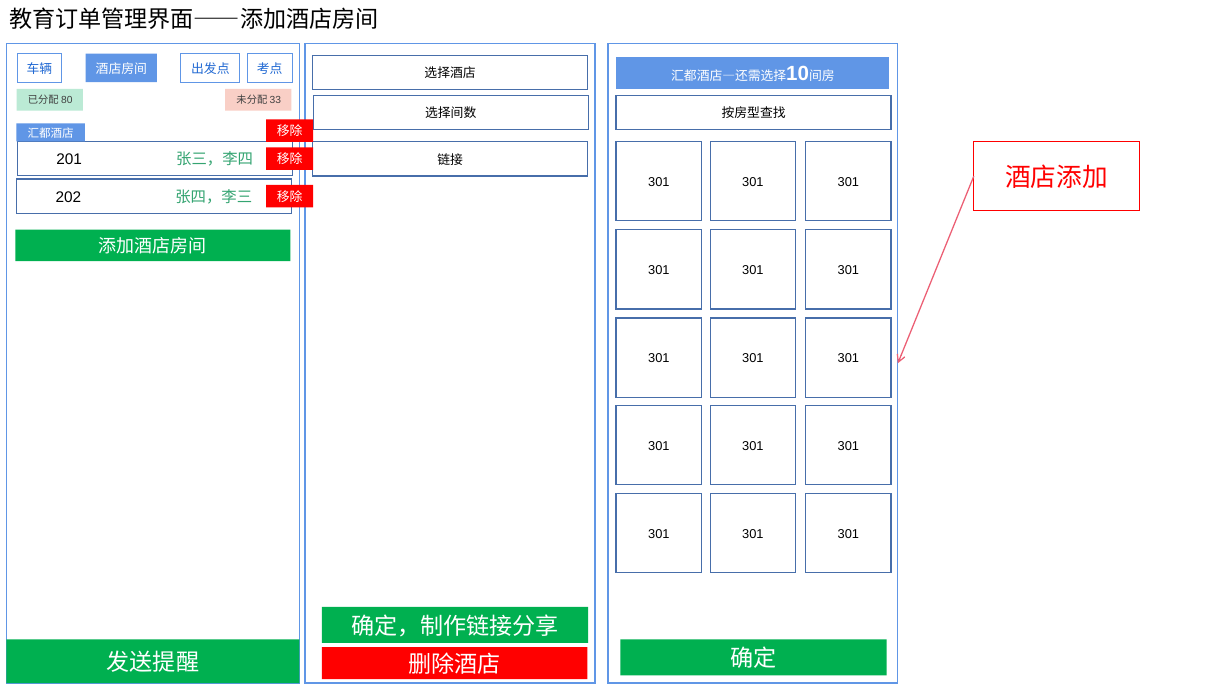
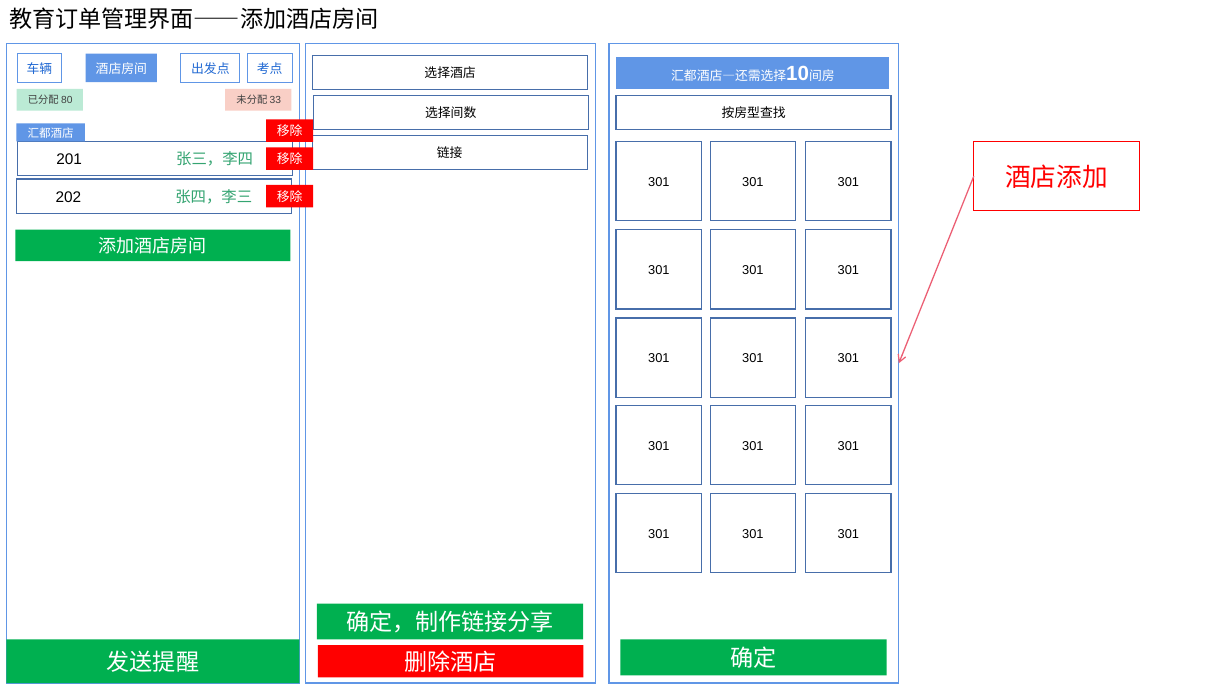
Before and after one commit to ISheenSomeOne/eTeam, a slide deck: slide 18 of 界面设计/eTeam界面—团队.pptx. Drawn at 1232x693 pixels with LibreOffice and Linux fonts; fonts in the diff are those of the drawing. Boxes give left, top, right and bottom in pixels: in the first picture for what was removed or moved away, otherwise in the second. Text is boxed around its words. In the diff, an @@ line names an element or a change of style, - is before the commit and + after.

Commit message:
update

```diff
--- a/界面设计/eTeam界面—团队.pptx
+++ b/界面设计/eTeam界面—团队.pptx
@@ rectangle "链接": place and size @@
-rectangle "链接" at box(312, 142, 588, 177)
+rectangle "链接" at box(312, 136, 588, 170)
@@ rectangle "确定，制作链接分享": place and size @@
-rectangle "确定，制作链接分享" at box(322, 607, 588, 643)
+rectangle "确定，制作链接分享" at box(317, 604, 583, 640)
@@ rectangle "删除酒店": place and size @@
-rectangle "删除酒店" at box(322, 647, 587, 679)
+rectangle "删除酒店" at box(318, 645, 583, 677)
```
